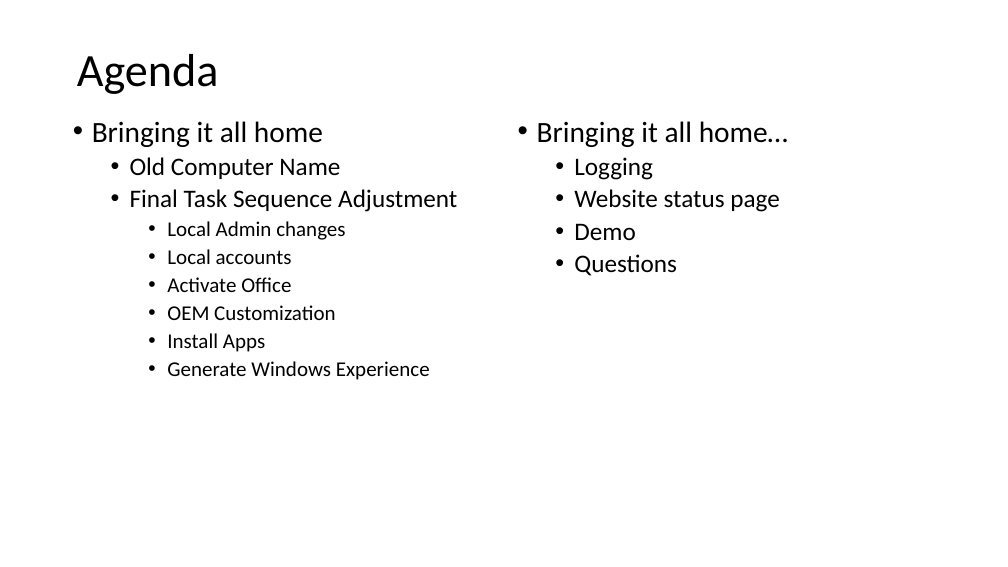
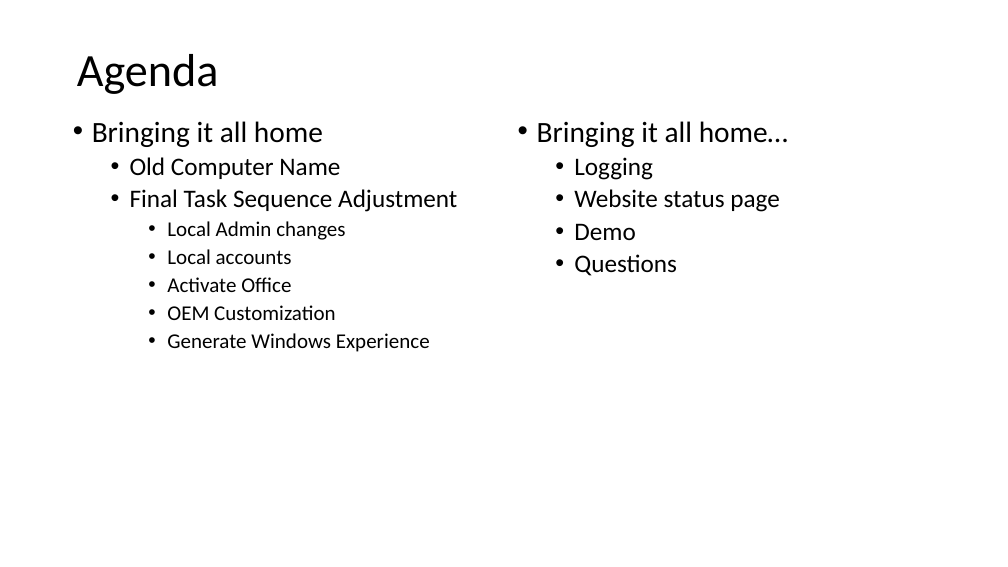
Before and after one commit to fydexx/HECC-2018, a slide deck: slide 2 of Part_02/Section03.pptx. Drawn at 1008x567 pixels with LibreOffice and Linux fonts; fonts in the diff are those of the drawing. Boxes give left, top, right and bottom in pixels: in the first picture for what was removed or moved away, otherwise in the second. Text is boxed around its words. In the diff, an @@ line names an element or a change of style, - is before the commit and + after.

```diff
--- a/Part_02/Section03.pptx
+++ b/Part_02/Section03.pptx
@@ text at (167, 333, 265, 352): paragraph removed @@
-    • Install Apps
```
Also in this commit, not shown: 2 other slides changed.
